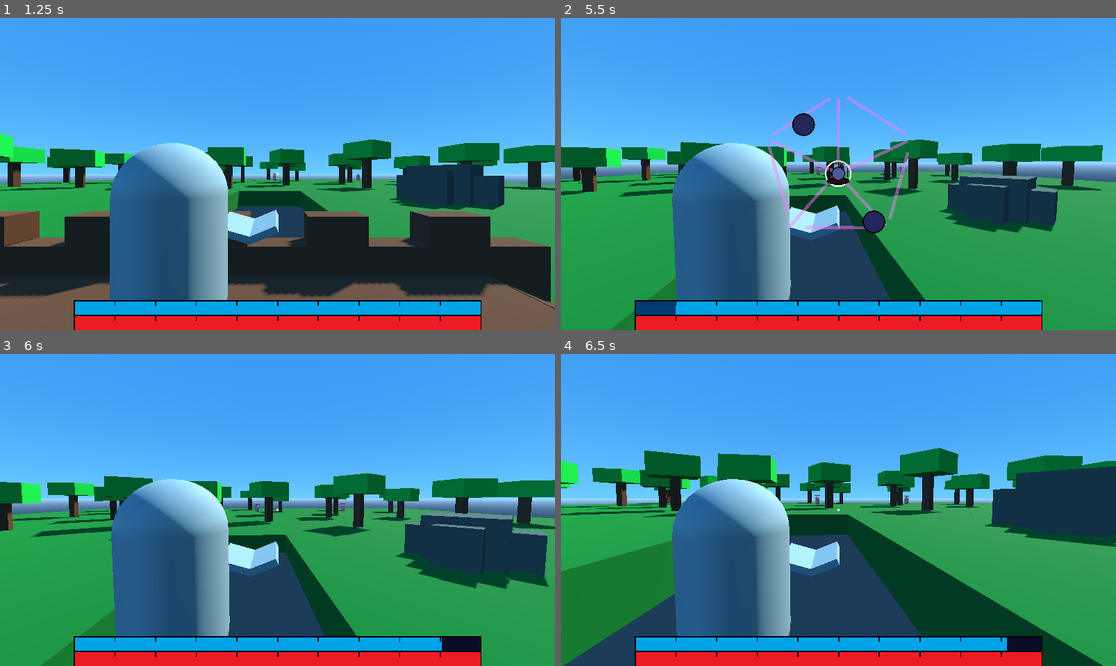
Above: before the commit, frames 1-4 (two rows, left to right).
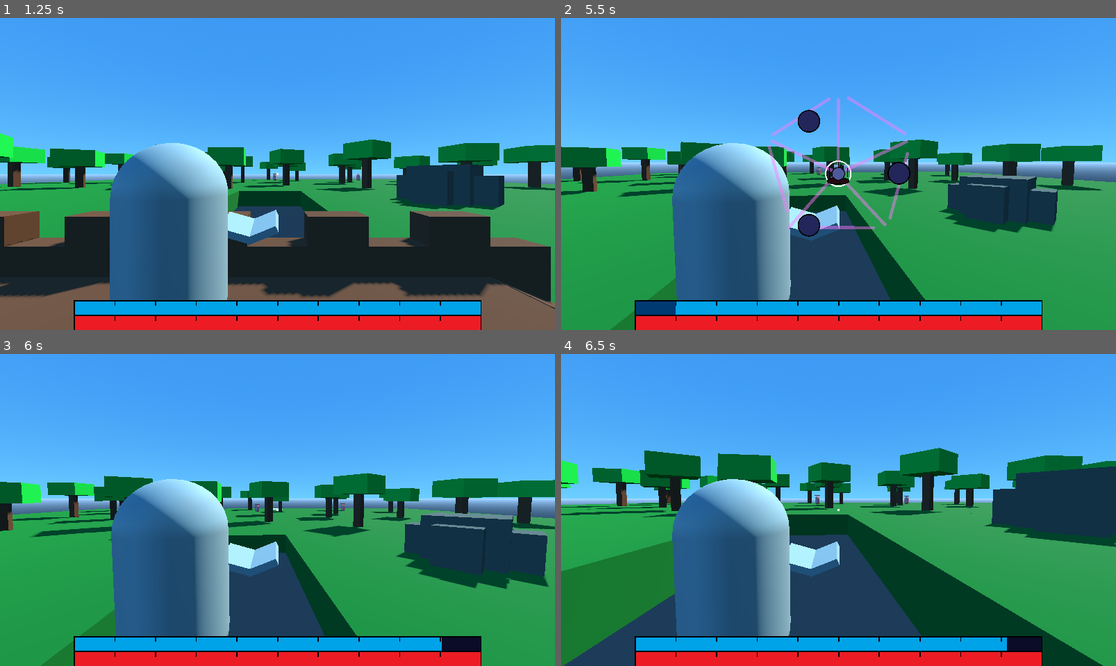
Above: after the commit, the same moments.

Repository: Tuocs/Project-Magic
Game: Godot game, scene res://main_menu.tscn
Same seed, same stepped clock (60 frames per second), same inputs: the game is played once before the commit and once after it.
Inputs (mouse positions are in pixels of both pictures, inside the frame that each line leads up to):
- Up to frame 1 (1.25 s): click "Play" at 0.5 s
- Up to frame 2 (5.5 s): tap Enter at 1.25 s; move the mouse to (866, 174) at 1.27 s; press the mouse at (866, 174) at 1.28 s; hold W (move_forward) 1.28-4.25 s; tap Space (jump) at 1.52, 2.27, 3.77, 5, 5.27 s; move the mouse to (810, 174) at 2.02 s; release the mouse at (810, 174) at 2.03 s; tap Alt (edit_magic) at 2.1 s; click (810, 174) at 2.3 s; move the mouse to (849, 167) at 2.77 s; press the mouse at (849, 167) at 2.78 s; move the mouse to (832, 180) at 3.52 s; release the mouse at (832, 180) at 3.53 s; click (832, 180) at 3.6 s; click "Play" at 4.25 s; move the mouse to (877, 177) at 5.02 s; hold W (move_forward) from 5.03 s (still down); hold Alt (edit_magic) from 5.03 s (still down); click (877, 177) at 5.3 s
- Up to frame 3 (6 s): keep holding W (move_forward); move the mouse to (233, 506) at 5.77 s; release Alt (edit_magic) at 5.78 s; click (233, 506) at 5.85 s
- Up to frame 4 (6.5 s): keep holding W (move_forward); tap Space (jump) at 6.02 s

Frame 1 is identical in both runs. In frame 2, 0.9% of the frame differs, in the area x 41-63%, y 29-71%; in frame 3, less than 0.1%; in frame 4, less than 0.1%.

Commit message:
reflect, spread, and casting recode

Diff:
--- a/Prefabs/blast.tscn
+++ b/Prefabs/blast.tscn
@@ -5,7 +5,8 @@
 
 [sub_resource type="PrismMesh" id="PrismMesh_rcayi"]
 
-[sub_resource type="BoxShape3D" id="BoxShape3D_ckmgq"]
+[sub_resource type="BoxShape3D" id="BoxShape3D_rcayi"]
+size = Vector3(2.725, 1.52, 2)
 
 [node name="Blast" type="Area3D"]
 script = ExtResource("1_rcayi")
@@ -18,8 +19,8 @@
 mesh = SubResource("PrismMesh_rcayi")
 
 [node name="CollisionShape3D" type="CollisionShape3D" parent="."]
-transform = Transform3D(2.5, 0, 0, 0, 0.6, 0, 0, 0, 1.5, 0, 0, -1)
-shape = SubResource("BoxShape3D_ckmgq")
+transform = Transform3D(1, 0, 0, 0, 1, 0, 0, 0, 1, 0, 0, -0.855)
+shape = SubResource("BoxShape3D_rcayi")
 
 [connection signal="area_entered" from="." to="." method="_on_area_entered"]
 [connection signal="body_entered" from="." to="." method="_on_area_entered"]
--- a/Prefabs/manual_cast_ui.tscn
+++ b/Prefabs/manual_cast_ui.tscn
@@ -15,9 +15,11 @@
 [ext_resource type="Texture2D" uid="uid://fqlofmyxno27" path="res://Assets/textures/Dmg.png" id="9_ugto6"]
 [ext_resource type="Texture2D" uid="uid://c5ubv04p08q1a" path="res://Assets/textures/Aoe.png" id="10_jsw5p"]
 [ext_resource type="Texture2D" uid="uid://cujcrmhdkvgmo" path="res://Assets/textures/blue_mana.png" id="10_x02v6"]
+[ext_resource type="Texture2D" uid="uid://be680asj0mp3m" path="res://Assets/textures/Reflect.png" id="11_jsw5p"]
 [ext_resource type="Texture2D" uid="uid://dsrtupkhf21qq" path="res://Assets/textures/yellow_mana.png" id="11_jv731"]
 [ext_resource type="Texture2D" uid="uid://bwsku3h4hp3wd" path="res://Assets/textures/red_mana.png" id="12_xe0iw"]
 [ext_resource type="Texture2D" uid="uid://bmk4c3o2od34w" path="res://Assets/textures/green_mana.png" id="13_urajh"]
+[ext_resource type="Texture2D" uid="uid://df8n0swdoo5jj" path="res://Assets/textures/Spread.png" id="13_vl3lf"]
 [ext_resource type="Texture2D" uid="uid://cp2llsu1ys04v" path="res://Assets/textures/empty_select.png" id="14_cr8wu"]
 [ext_resource type="Texture2D" uid="uid://b1pprfj8c87ep" path="res://Assets/textures/hp bg.tres" id="18_xe0iw"]
 [ext_resource type="Texture2D" uid="uid://5pa7gi602erb" path="res://Assets/textures/hp fill.tres" id="19_urajh"]
@@ -31,7 +33,7 @@
 grow_vertical = 2
 mouse_filter = 1
 script = ExtResource("1_i1068")
-crystals = [NodePath("Edit Overlay/Type Crystal"), NodePath("Edit Overlay/Spell Details/Color Crystal"), NodePath("Edit Overlay/Spell Details/Details Crystal")]
+crystals = [NodePath("Edit Overlay/Type Crystal"), NodePath("Edit Overlay/Spell Details/Color Crystal"), NodePath("Edit Overlay/Spell Details/Details Crystal"), NodePath("Edit Overlay/Spell Details/Casting Crystal2")]
 crystal_spawn_radius = 125.0
 cursor_radius = 200.0
 center_zone_radius = 75.0
@@ -267,8 +269,14 @@
 [node name="Details Crystal" parent="Edit Overlay/Spell Details" node_paths=PackedStringArray("cast_ui") instance=ExtResource("2_urajh")]
 layout_mode = 1
 cast_ui = NodePath("../../..")
-spell_mods = Array[int]([5, 6, 7])
-charge_textures = Array[Texture]([ExtResource("4_nichs"), ExtResource("8_cr8wu"), ExtResource("9_ugto6"), ExtResource("10_jsw5p")])
+spell_mods = Array[int]([6, 7, 9])
+charge_textures = Array[Texture]([ExtResource("4_nichs"), ExtResource("9_ugto6"), ExtResource("10_jsw5p"), ExtResource("11_jsw5p")])
+
+[node name="Casting Crystal2" parent="Edit Overlay/Spell Details" node_paths=PackedStringArray("cast_ui") instance=ExtResource("2_urajh")]
+layout_mode = 1
+cast_ui = NodePath("../../..")
+spell_mods = Array[int]([5, 8])
+charge_textures = Array[Texture]([ExtResource("4_nichs"), ExtResource("8_cr8wu"), ExtResource("13_vl3lf")])
 
 [node name="Type Crystal" parent="Edit Overlay" node_paths=PackedStringArray("cast_ui") instance=ExtResource("2_urajh")]
 layout_mode = 1
--- a/Scripts/aura.gd
+++ b/Scripts/aura.gd
@@ -6,6 +6,8 @@
 var lived_time = 0
 var type: Globals.element_type
 var damage = 0
+@onready var clear_color_target = $"Area3D/hit zone"
+@onready var solid_color_target = $"warning zone"
 
 func _process(delta: float) -> void:
 	lived_time += delta
@@ -20,3 +22,23 @@
 	if body.is_in_group("Unit"):
 		body.hit(damage, type, true)
 		queue_free()
+
+func set_color(color: Color):
+	var mesh_instance = $"warning zone"
+	var material = mesh_instance.get_active_material(0)
+	if material == null:
+		material = StandardMaterial3D.new()
+	else:
+		material = material.duplicate() # Create a unique copy of the material
+	material.albedo_color = color
+	mesh_instance.set_surface_override_material(0, material) # Assign the unique material back
+
+	color.a = 0.5
+	mesh_instance = $"Area3D/hit zone"
+	material = mesh_instance.get_active_material(0)
+	if material == null:
+		material = StandardMaterial3D.new()
+	else:
+		material = material.duplicate() # Create a unique copy of the material
+	material.albedo_color = color
+	mesh_instance.set_surface_override_material(0, material) # Assign the unique material back
--- a/Scripts/blast.gd
+++ b/Scripts/blast.gd
@@ -5,6 +5,8 @@
 var lived_time = 0
 var type: Globals.element_type
 var damage = 0
+@onready var clear_color_target = $MeshInstance3D
+@onready var solid_color_target
 
 func _physics_process(delta):
 	lived_time += delta
@@ -15,9 +17,11 @@
 func _on_area_entered(body):
 	print("blast hit ",body)
 	if body.is_in_group("Unit"):
-		body.apply_knockback(position, 15)
+		body.apply_knockback(position, 20)
 		body.hit(damage, type)
+
 func set_color(color: Color):
+	color.a = 0.5
 	var mesh_instance = $MeshInstance3D
 	var material = mesh_instance.get_active_material(0)
 	if material == null:
--- a/Scripts/cast_ui.gd
+++ b/Scripts/cast_ui.gd
@@ -139,7 +139,7 @@
 func move_crystals_in_circle():
 	var angle_increment = TAU / sections # TAU is 2 * PI radians (360 degrees)
 	for i in range(sections):
-		var current_angle = (angle_increment * i) + deg_to_rad(54)
+		var current_angle = (angle_increment * i)# + deg_to_rad(54)
 		var x = cos(current_angle) * crystal_spawn_radius
 		var y = sin(current_angle) * crystal_spawn_radius
 		var spawn_position = cursor_offset + Vector2(x, y)
--- a/Scripts/crystal.gd
+++ b/Scripts/crystal.gd
@@ -1,6 +1,6 @@
 extends Control
 
-#@export_category("General Settings")
+
 var is_active = false
 var texture_rects: Array[TextureRect]
 var sections: int = 0
--- a/Scripts/enemy.gd
+++ b/Scripts/enemy.gd
@@ -108,8 +108,12 @@
 		pass
 	#set attack type
 	match randi_range(0,4):
+		0:
+			is_ranged = false
+		1:
+			is_ranged = false
 		2:
-			is_ranged = true
+			is_ranged = false
 		3:
 			is_ranged = true
 		4:
--- a/Scripts/manual_cast_player.gd
+++ b/Scripts/manual_cast_player.gd
@@ -10,6 +10,7 @@
 @export var shoot_transform_spot: Node3D
 @export var shoot_rotate_spot: Node3D
 @export var book_displays: Array[Node3D]
+var spread_count: int = 0
 var imbuement: Globals.element_type = Globals.element_type.NONE
 var spell_mods: Array[bool] = []
 var ray_length: float = 1000.0 # Maximum distance of the raycast
@@ -38,145 +39,109 @@
 	if event.is_action_pressed("escape"):
 		esc_pause()
 
+
+#region Spells
+	if Input.is_action_just_pressed("magic_cast") && !cast_ui.is_active:
+		if current_magic != Globals.spell_type.NONE:
+			if (!base_spell_costs()):
+				return
+			spread_count = 2
+		if current_magic == Globals.spell_type.PROJECTILE:
+			cast_projectile()
+		elif current_magic == Globals.spell_type.AURA:
+			cast_aura()
+		elif current_magic == Globals.spell_type.STRUCTURE:
+			cast_structure()
+		elif current_magic == Globals.spell_type.BLAST:
+			cast_blast()
+		if spell_charges <= 0:
+			fizzle_spell()
+
+func cast_projectile(inaccuracy: float = 0): #-----------------------------PROJECTILE
+	var pos = shoot_transform_spot.global_position
+	var rot = shoot_rotate_spot.global_transform.basis
+	var spwn = base_spell_effects(projectile_scene, pos, rot)
+	spwn.rotation_degrees.y += randf_range(-inaccuracy, inaccuracy)
+	if spell_mods[Globals.spell_mod.EXTRA_AOE]:
+		spwn.aoe = true
+	if spread_count > 0:
+		spread_count -= 1
+		cast_projectile(30)
+func cast_aura(inaccuracy: float = 0):#-----------------------------------------AURA
+	var viewport_size: Vector2 = get_viewport().size
+	var screen_center_pos: Vector2 = Vector2(viewport_size.x / 2.0, viewport_size.y / 2.0)
+	var from: Vector3 = cam.project_ray_origin(screen_center_pos)
+	var to: Vector3 = from + cam.project_ray_normal(screen_center_pos) * ray_length
+	var space_state: PhysicsDirectSpaceState3D = get_world_3d().get_direct_space_state()
+	var query := PhysicsRayQueryParameters3D.create(from, to)
+	var result: Dictionary = space_state.intersect_ray(query)
+	if result.has("position"):
+		var pos: Vector3 = result["position"]
+		pos += Vector3(randf_range(-inaccuracy, inaccuracy), 0, randf_range(-inaccuracy, inaccuracy))
+		var rot = shoot_rotate_spot.get_parent().global_transform.basis
+		var spwn = base_spell_effects(aura_scene, pos, rot)
+		if spell_mods[Globals.spell_mod.EXTRA_AOE]:
+			spwn.scale *= 2.0
+		if spread_count > 0:
+			spread_count -= 1
+			cast_aura(5)
+	else:
+		print("Raycast did not hit anything.")
+		spread_count = 0
+		if Globals.instant_spell_cast:
+			fizzle_spell()
+func cast_structure(inaccuracy: float = 0):#---------------------------------Structure
+	var forward_direction = global_transform.basis.z.normalized()
+	var pos = global_transform.origin - forward_direction.rotated(Vector3.UP, randf_range(-inaccuracy, inaccuracy)) * 6
+	var rot = shoot_rotate_spot.get_parent().global_transform.basis
+	var spwn = base_spell_effects(structure_scene, pos, rot)
+	if spell_mods[Globals.spell_mod.EXTRA_AOE]:
+		spwn.scale *= 2.0
+	if spread_count > 0:
+		spread_count -= 1
+		cast_structure(60)
+func cast_blast(inaccuracy: float = 0):#------------------------------------BLAST
+	var pos = shoot_transform_spot.global_position
+	var rot = shoot_rotate_spot.global_transform.basis
+	var spwn = base_spell_effects(blast_scene, pos, rot)
+	spwn.rotation_degrees.y += randf_range(-inaccuracy, inaccuracy)
+	if spell_mods[Globals.spell_mod.EXTRA_AOE]:
+		spwn.scale *= 2.0
+	if spread_count > 0:
+		spread_count -= 1
+		cast_blast(60)
+
+func base_spell_effects(scene: PackedScene, pos: Vector3, rot) -> Node3D:
+	var spwn = scene.instantiate()
+	add_sibling(spwn)
+	var color = element_colors[imbuement]
+	spwn.set_color(color)
+	spwn.type = imbuement
+	spwn.global_position = pos
+	spwn.transform.basis = rot
+	if spell_mods[Globals.spell_mod.REFLECT]:
+		spwn.add_to_group("Reflect")
+	if spell_mods[Globals.spell_mod.EXTRA_DMG]:
+		spwn.damage = spwn.damage + 50
+	return spwn
+
+func base_spell_costs() -> bool:
+	if current_mana < spell_cost:
+		if Globals.instant_spell_cast:
+			fizzle_spell()
+		return false
+	current_mana -= spell_cost
+	if !Globals.infinite_spell_charge:
+		spell_cost = 0
+		cast_ui.cost_bar.value = 0
+	spell_charges -= 1
+	return true
+#endregion
+
+
 func _process(delta: float) -> void:
 	super(delta)
 	cast_ui.mana_bar.value = current_mana
-#region Projectile
-	if Input.is_action_just_pressed("magic_cast") && !cast_ui.is_active:
-		if current_magic == Globals.spell_type.PROJECTILE: #-----------------------------PROJECTILE
-			if current_mana < spell_cost:
-				if Globals.instant_spell_cast:
-					fizzle_spell()
-				return;
-			current_mana -= spell_cost
-			var spwn = projectile_scene.instantiate()
-			add_sibling(spwn)
-			var color = element_colors[imbuement]
-			color.a = 0.5
-			My_Globals.set_color(color, spwn.get_child(0))
-			spwn.type = imbuement
-			spwn.global_position = shoot_transform_spot.global_position
-			spwn.transform.basis = shoot_rotate_spot.global_transform.basis
-			if spell_mods[Globals.spell_mod.EXTRA_DMG]:
-				spwn.damage = spwn.damage + 50
-			if spell_mods[Globals.spell_mod.EXTRA_AOE]:
-				spwn.aoe = true
-			spell_charges -= 1
-			if !Globals.infinite_spell_charge:
-				spell_cost = 0
-				cast_ui.cost_bar.value = 0
-			if spell_charges <= 0:
-					fizzle_spell()
-#endregion
-#region Aura
-		if current_magic == Globals.spell_type.AURA:#-----------------------------------------AURA
-			#var mouse_pos: Vector2 = cam.get_viewport().get_mouse_position()
-			var viewport_size: Vector2 = get_viewport().size
-			var screen_center_pos: Vector2 = Vector2(viewport_size.x / 2.0, viewport_size.y / 2.0)
-			var from: Vector3 = cam.project_ray_origin(screen_center_pos)
-			var to: Vector3 = from + cam.project_ray_normal(screen_center_pos) * ray_length
-
-			var space_state: PhysicsDirectSpaceState3D = get_world_3d().get_direct_space_state()
-			var query := PhysicsRayQueryParameters3D.create(from, to)
-			var result: Dictionary = space_state.intersect_ray(query)
-			if result.has("position"):
-				if current_mana < spell_cost:
-					if Globals.instant_spell_cast:
-						fizzle_spell()
-					return;
-				current_mana -= spell_cost
-				var hit_position: Vector3 = result["position"]
-				print("Raycast hit at position: ", hit_position)
-
-				var spwn = aura_scene.instantiate()
-				add_sibling(spwn)
-				My_Globals.set_color(element_colors[imbuement], spwn.get_child(0))
-				var color = element_colors[imbuement]
-				color.a = 0.5
-				My_Globals.set_color(color, spwn.get_child(1).get_child(0))
-				spwn.type = imbuement
-				spwn.global_position = hit_position
-				spwn.transform.basis = shoot_rotate_spot.get_parent().global_transform.basis
-				if spell_mods[Globals.spell_mod.EXTRA_DMG]:
-					spwn.damage = spwn.damage + 50
-				if spell_mods[Globals.spell_mod.EXTRA_AOE]:
-					spwn.scale *= 2.0
-				spell_charges -= 1
-				if !Globals.infinite_spell_charge:
-					spell_cost = 0
-					cast_ui.cost_bar.value = 0
-				if spell_charges <= 0:
-					fizzle_spell()
-			else:
-				print("Raycast did not hit anything.")
-				if Globals.instant_spell_cast:
-					fizzle_spell()
-#endregion
-#region Structure
-		if current_magic == Globals.spell_type.STRUCTURE:#---------------------------------Structure
-			var mouse_pos: Vector2 = cam.get_viewport().get_mouse_position()
-			var from: Vector3 = cam.project_ray_origin(mouse_pos)
-			var to: Vector3 = from + cam.project_ray_normal(mouse_pos) * ray_length
-
-			var space_state: PhysicsDirectSpaceState3D = get_world_3d().get_direct_space_state()
-			var query := PhysicsRayQueryParameters3D.create(from, to)
-			var result: Dictionary = space_state.intersect_ray(query)
-
-			if result.has("position"):
-				if current_mana < spell_cost:
-					if Globals.instant_spell_cast:
-						fizzle_spell()
-					return;
-				current_mana -= spell_cost
-				var hit_position: Vector3 = result["position"]
-				print("Raycast hit at position: ", hit_position)
-
-				var spwn = structure_scene.instantiate()
-				add_sibling(spwn)
-				My_Globals.set_color(element_colors[imbuement], spwn.get_child(0))
-				spwn.type = imbuement
-				spwn.global_position = hit_position
-				spwn.transform.basis = shoot_rotate_spot.get_parent().global_transform.basis
-				if spell_mods[Globals.spell_mod.EXTRA_AOE]:
-					print("bigger structure")
-					spwn.scale *= 2.0
-				spell_charges -= 1
-				if !Globals.infinite_spell_charge:
-					spell_cost = 0
-					cast_ui.cost_bar.value = 0
-				if spell_charges <= 0:
-					fizzle_spell()
-			else:
-				print("Raycast did not hit anything.")
-				if Globals.instant_spell_cast:
-					fizzle_spell()
-#endregion
-#region Blast
-		if current_magic == Globals.spell_type.BLAST:#------------------------------------BLAST
-			if current_mana < spell_cost:
-				if Globals.instant_spell_cast:
-					fizzle_spell()
-				return;
-			current_mana -= spell_cost
-			var spwn = blast_scene.instantiate()
-			add_sibling(spwn)
-			var color = element_colors[imbuement]
-			color.a = 0.5
-			My_Globals.set_color(color, spwn.get_child(0))
-			spwn.type = imbuement
-			spwn.global_position = shoot_transform_spot.global_position
-			spwn.transform.basis = shoot_rotate_spot.global_transform.basis
-			if spell_mods[Globals.spell_mod.EXTRA_DMG]:
-				spwn.damage = spwn.damage + 50
-			if spell_mods[Globals.spell_mod.EXTRA_AOE]:
-				spwn.scale *= 2.0
-			spell_charges -= 1
-			if !Globals.infinite_spell_charge:
-				spell_cost = 0
-				cast_ui.cost_bar.value = 0
-			if spell_charges <= 0:
-				fizzle_spell()
-#endregion
 
 func _physics_process(delta: float) -> void:
 	# Add the gravity.
--- a/Scripts/projectile.gd
+++ b/Scripts/projectile.gd
@@ -8,6 +8,8 @@
 var aoe: bool = false
 var type: Globals.element_type
 var hostile: bool = false
+@onready var clear_color_target = $MeshInstance3D
+@onready var solid_color_target
 
 func _physics_process(delta):
 	lived_time += delta
@@ -21,11 +23,13 @@
 		#body.hit(damage, type)
 		spawn_explosion()
 		queue_free()
-	if hostile && body.is_in_group("Player"):
+	elif hostile && body.is_in_group("Player"):
 		#body.hit(damage, type)
 		spawn_explosion()
 		queue_free()
-	if body.is_in_group("Terrain"):
+	if body.is_in_group("Reflect"):
+		global_transform.basis.z = -global_transform.basis.z
+	elif body.is_in_group("Terrain"):
 		spawn_explosion()
 		queue_free()
 
@@ -41,3 +45,14 @@
 	spwn.transform.basis = global_transform.basis
 	if aoe:
 		spwn.scale *= 2.0
+
+func set_color(color: Color):
+	color.a = 0.5
+	var mesh_instance = $MeshInstance3D
+	var material = mesh_instance.get_active_material(0)
+	if material == null:
+		material = StandardMaterial3D.new()
+	else:
+		material = material.duplicate() # Create a unique copy of the material
+	material.albedo_color = color
+	mesh_instance.set_surface_override_material(0, material) # Assign the unique material back
--- a/Scripts/structure.gd
+++ b/Scripts/structure.gd
@@ -4,6 +4,9 @@
 var lived_time = 0
 @onready var nav = get_node("/root/Main/NavigationRegion3D")
 var type: Globals.element_type
+var damage = 0
+@onready var clear_color_target
+@onready var solid_color_target = $MeshInstance3D
 
 func _ready() -> void:
 	nav.bake_navigation_mesh()
--- a/globals.gd
+++ b/globals.gd
@@ -2,7 +2,7 @@
 class_name My_Globals
 
 enum spell_type {NONE, PROJECTILE, AURA, STRUCTURE, BLAST}
-enum spell_mod {NONE, COLOR_RED, COLOR_YELLOW, COLOR_BLUE, COLOR_GREEN, EXTRA_CHARGE, EXTRA_DMG, EXTRA_AOE}
+enum spell_mod {NONE, COLOR_RED, COLOR_YELLOW, COLOR_BLUE, COLOR_GREEN, EXTRA_CHARGE, EXTRA_DMG, EXTRA_AOE, CAST_SPREAD, REFLECT, TRAP, PUDDLE}
 enum element_type {NONE, RED, YELLOW, BLUE, GREEN}
 
 enum new_spell_type {NONE, PROJECTILE, BARRIER}
--- a/project.godot
+++ b/project.godot
@@ -31,6 +31,7 @@
 Unit=""
 Terrain=""
 Player=""
+Reflect=""
 
 [input]
 
Binary file added: Assets/textures/Reflect.png
Not shown, added: Assets/textures/Reflect.png.import
Binary file added: Assets/textures/Spread.png
Not shown, added: Assets/textures/Spread.png.import
Not shown: 1 places in Prefabs/manual_cast_ui.tscn that only renumber resources
